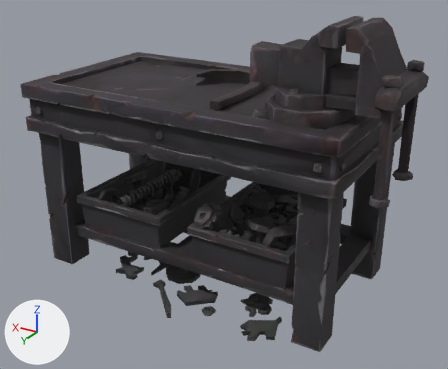
The glTF model export/recycler_bench_ruchnoy_idle.glb as it was, and as the next commit left it.
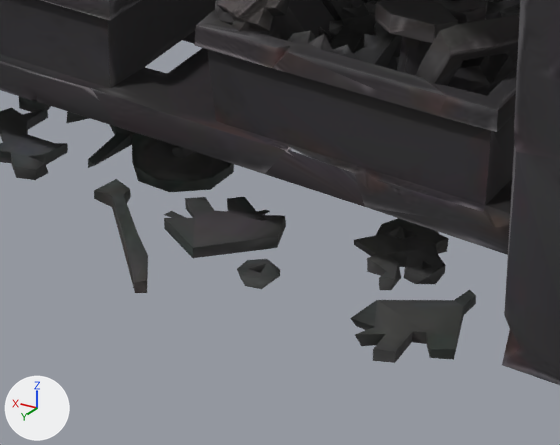
There are two pictures of each version: one whole from a camera (50 mm lens) standing at (-1.042, 1.763, 1.228) and looking at (-0.014, 0.05, 0.372), one close up on the part from 27% to 69% of the width and 59% to 100% of the height. Lighting does not change. The marker at lower left points along +X, +Y and +Z. The last two pictures show the newer version. Vertices at exactly the same position are counted once.

In view in the first close-up: 'tripo_node_5b5f1374-1182-4301-ada2-3837d70ed591'.
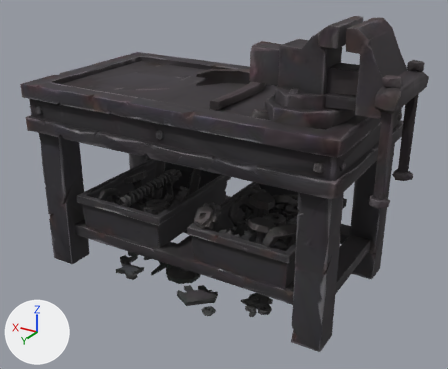
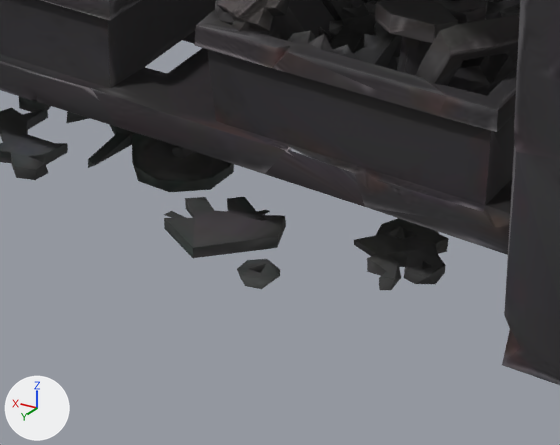
Pixel boxes (x1, y1, x2, y2) of what changed, in the close-ups (560 x 445 px):
```json
{"part": 1, "of": "me_tripo_mesh_5b5f1374_1182_4301_ada2_3837d70ed591", "change": "deleted", "before": [350, 290, 476, 363]}
{"part": 2, "of": "me_tripo_mesh_5b5f1374_1182_4301_ada2_3837d70ed591", "change": "deleted", "before": [94, 179, 148, 293]}
```

The change, as JSON lines over the scene's bpy script:
```json
{"block": "me_tripo_mesh_5b5f1374_1182_4301_ada2_3837d70ed591", "where": "# used by ob_tripo_node_5b5f1374_1182_4301_ada2_3837d70ed591; location = (0.0, 0.0, 0.0)"}
{"op": "remove", "block": "me_tripo_mesh_5b5f1374_1182_4301_ada2_3837d70ed591", "code": "me_tripo_mesh_5b5f1374_1182_4301_ada2_3837d70ed591.from_pydata(...)  # 3828 vertices, 7840 faces; spans x -0.65..0.65, y -0.377..0.377, z 0.001..0.977"}
{"op": "add", "block": "me_tripo_mesh_5b5f1374_1182_4301_ada2_3837d70ed591", "code": "me_tripo_mesh_5b5f1374_1182_4301_ada2_3837d70ed591.from_pydata(...)  # 3775 vertices, 7742 faces; spans x -0.65..0.65, y -0.377..0.316, z 0.001..0.977"}
{"block": "me_tripo_mesh_5b5f1374_1182_4301_ada2_3837d70ed591", "change": "me_tripo_mesh_5b5f1374_1182_4301_ada2_3837d70ed591 part 1: the loose piece of 30 vertices spanning x -0.35..-0.228, y 0.193..0.344, z 0.001..0.016 is deleted"}
{"block": "me_tripo_mesh_5b5f1374_1182_4301_ada2_3837d70ed591", "change": "me_tripo_mesh_5b5f1374_1182_4301_ada2_3837d70ed591 part 2: the loose piece of 23 vertices spanning x 0.001..0.169, y 0.211..0.377, z 0.001..0.019 is deleted"}
```
